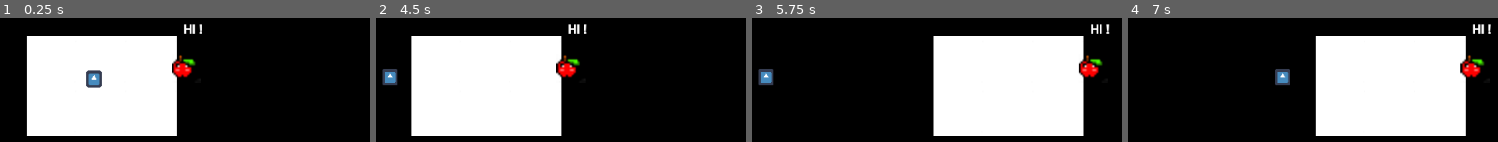
Above: before the commit, frames 1-4 (left to right).
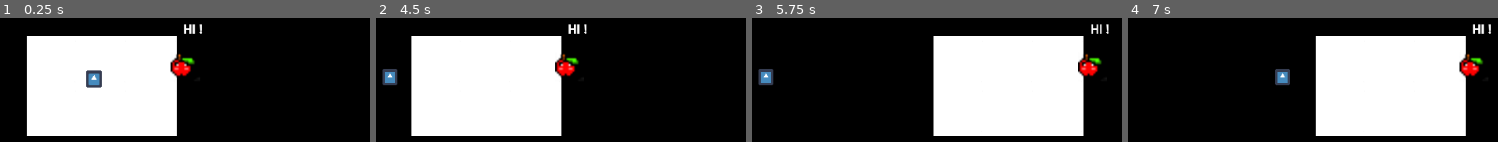
Above: after the commit, the same moments.

Repository: Alkouille/Evolve
Game: Godot game, scene res://Scene/Map.tscn
Two runs of this game, one before a commit and one after it. Both use one fixed random seed, a clock stepped at 60 frames per second and the inputs below. The engine's default icon, where the game draws it, is replaced by a stand-in: a white triangle on a blue panel in a dark square.
Inputs:
- Up to frame 1 (0.25 s): no input
- Up to frame 2 (4.5 s): tap Enter at 0.5, 3.5 s; hold D (WalkRight) 0.53-1.28 s; tap Space at 1.25 s; hold Q (WalkLeft) 1.28-2.03 s; hold D (WalkRight) 2.03-3.53 s; hold Q (WalkLeft) from 3.53 s (still down)
- Up to frame 3 (5.75 s): keep holding Q (WalkLeft)
- Up to frame 4 (7 s): release Q (WalkLeft) at 5.78 s; hold D (WalkRight) from 5.78 s (still down)

The runs differ from the first frame. In frame 1, 0.8% of the frame differs, in the area x 23-55%, y 4-57%; in frame 2, 0.8%; in frame 3, 0.9%, in the area x 3-97%, y 4-52%; in frame 4, 0.8%.

Commit message:
Add Sprites

Diff:
--- a/project.godot
+++ b/project.godot
@@ -23,5 +23,6 @@
 
 [rendering]
 
+quality/2d/use_pixel_snap=true
 environment/default_clear_color=Color( 0, 0, 0, 1 )
 environment/default_environment="res://default_env.tres"
Binary file added: Graphisme/Player.png
Not shown, added: Graphisme/Player.png.import
Binary file added: Graphisme/Pressure plate.png
Not shown, added: Graphisme/Pressure plate.png.import
